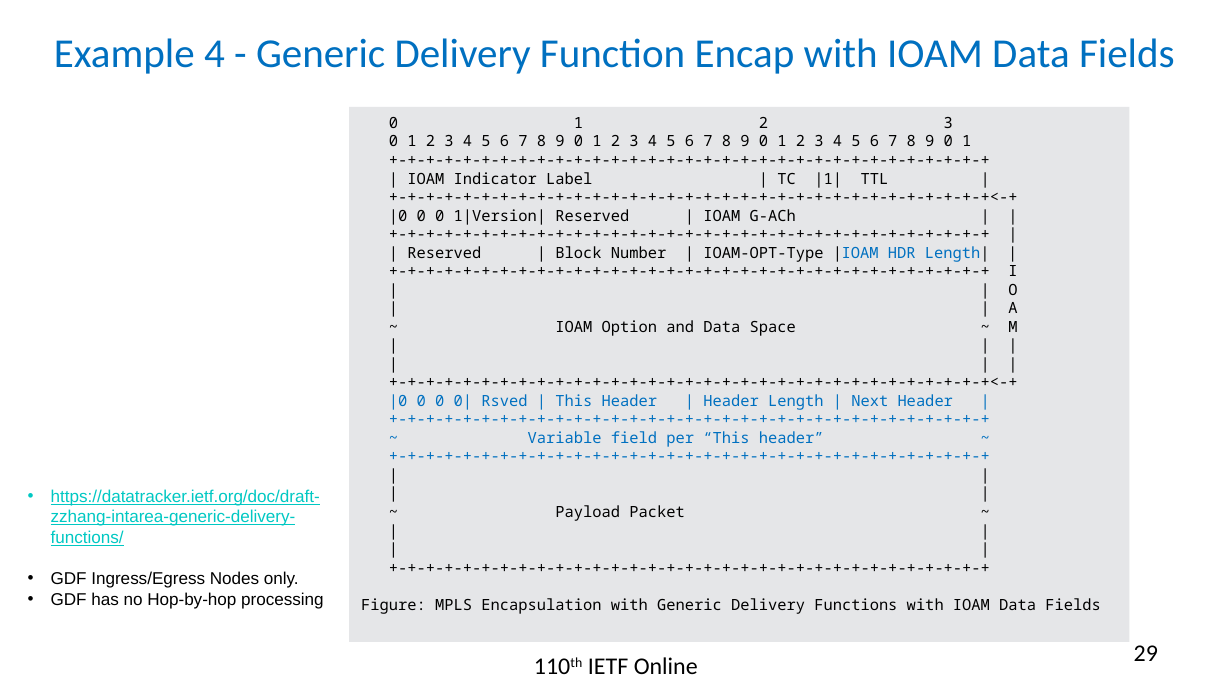
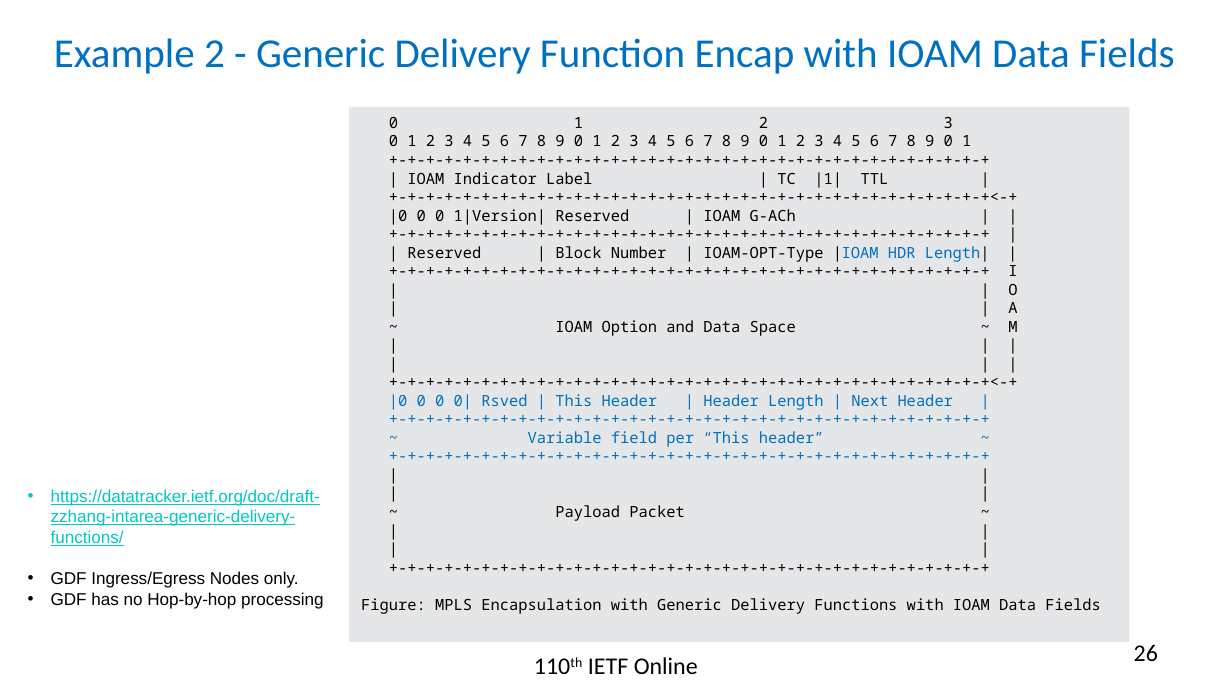
Before and after one commit to rakgandhi/ietf-slides, a slide deck: slide 26 of draft-gandhi-mpls-ioam-sr-06.pptx (slide 29 before the commit). Drawn at 1232x693 pixels with LibreOffice and Linux fonts; fonts in the diff are those of the drawing. Boxes give left, top, right and bottom in pixels: in the first picture for what was removed or moved away, otherwise in the second. Text is boxed around its words. In the diff, an @@ line names an element or a change of style, - is before the commit and + after.

```diff
--- a/draft-gandhi-mpls-ioam-sr-06.pptx
+++ b/draft-gandhi-mpls-ioam-sr-06.pptx
@@ title at (54,38,1175,74): text changed @@
-Example 4 - Generic Delivery Function Encap with IOAM Data Fields
+Example 2 - Generic Delivery Function Encap with IOAM Data Fields
@@ page number at (1134,644,1158,661): text changed @@
-29
+26
```
Also in this commit, not shown: 4 other slides changed, 1 slide removed, 1 other file.
